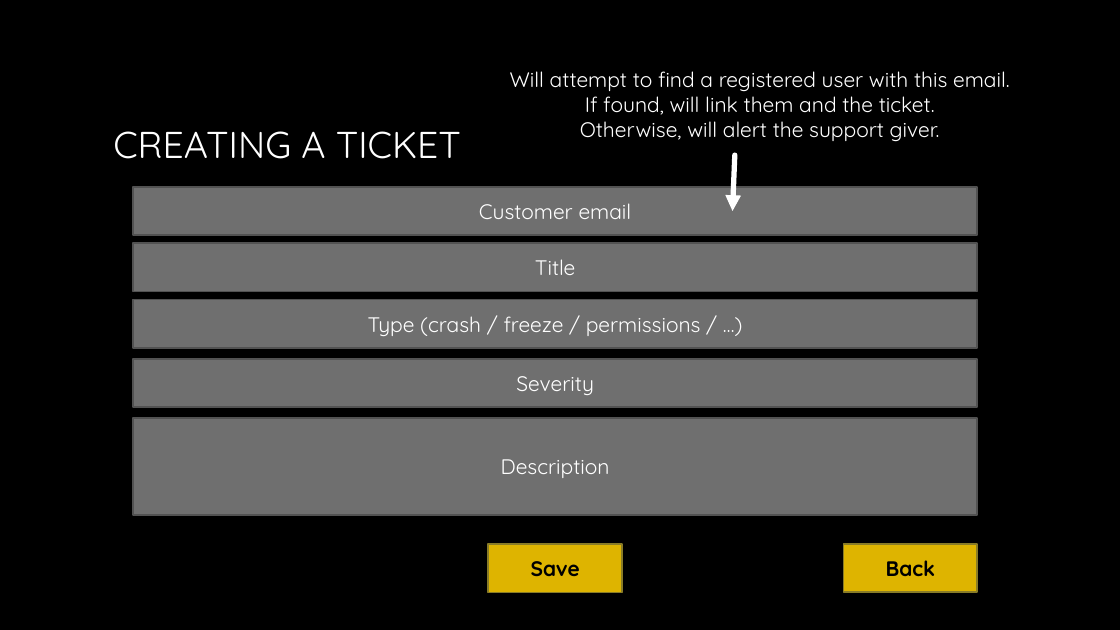
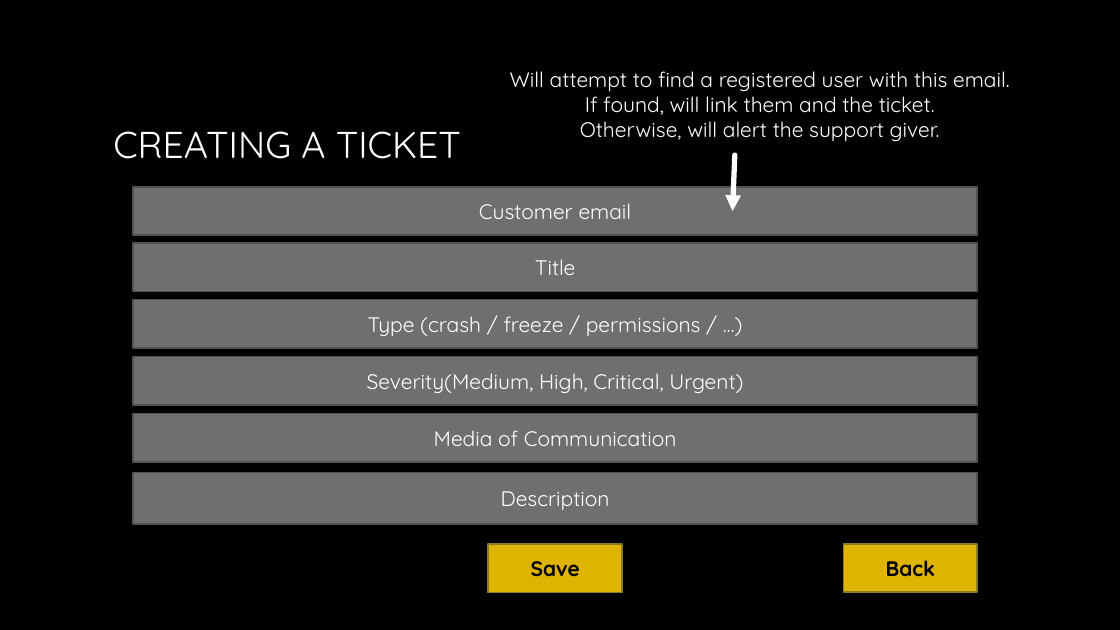
Before and after one commit to SCE-SWE-2018-G3/ticket-management-system, a slide deck: slide 13 of Requirements & Specifications/Prototype.pptx. Drawn at 1120x630 pixels with LibreOffice and Linux fonts; fonts in the diff are those of the drawing; background and template pictures are left out. Boxes give left, top, right and bottom in pixels: in the first picture for what was removed or moved away, otherwise in the second. Text is boxed around its words. In the diff, an @@ line names an element or a change of style, - is before the commit and + after.

```diff
--- a/Requirements & Specifications/Prototype.pptx
+++ b/Requirements & Specifications/Prototype.pptx
@@ text in rectangle at (367,373,743,393): text changed @@
-Severity
+Severity(Medium, High, Critical, Urgent)
@@ rectangle added at (134,413,978,461), fill #6F6F6F, outline #525252 1.5 pt, 18 pt, text #FFFFFF @@
+Media of Communication
@@ rectangle "Description": place and size @@
-rectangle "Description" at (134,418,978,515)
+rectangle "Description" at (134,473,978,525)
```
Also in this commit, not shown: 3 other slides changed, 1 other file.
